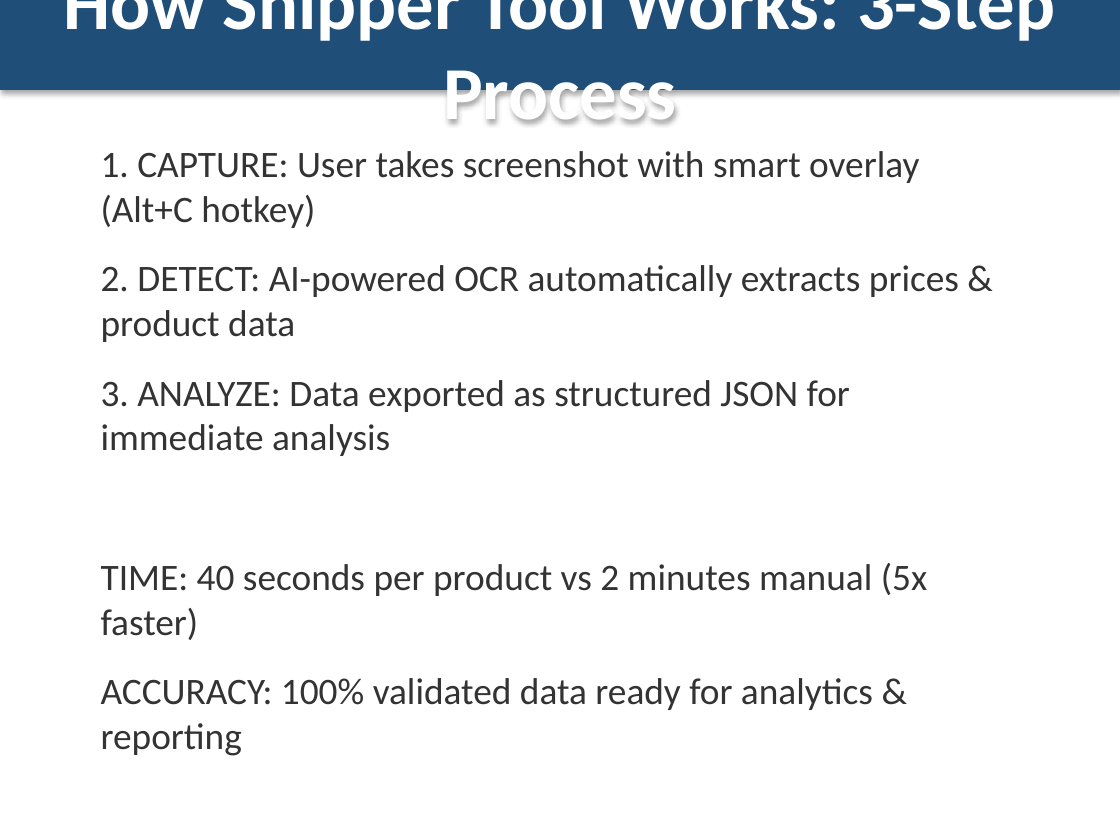
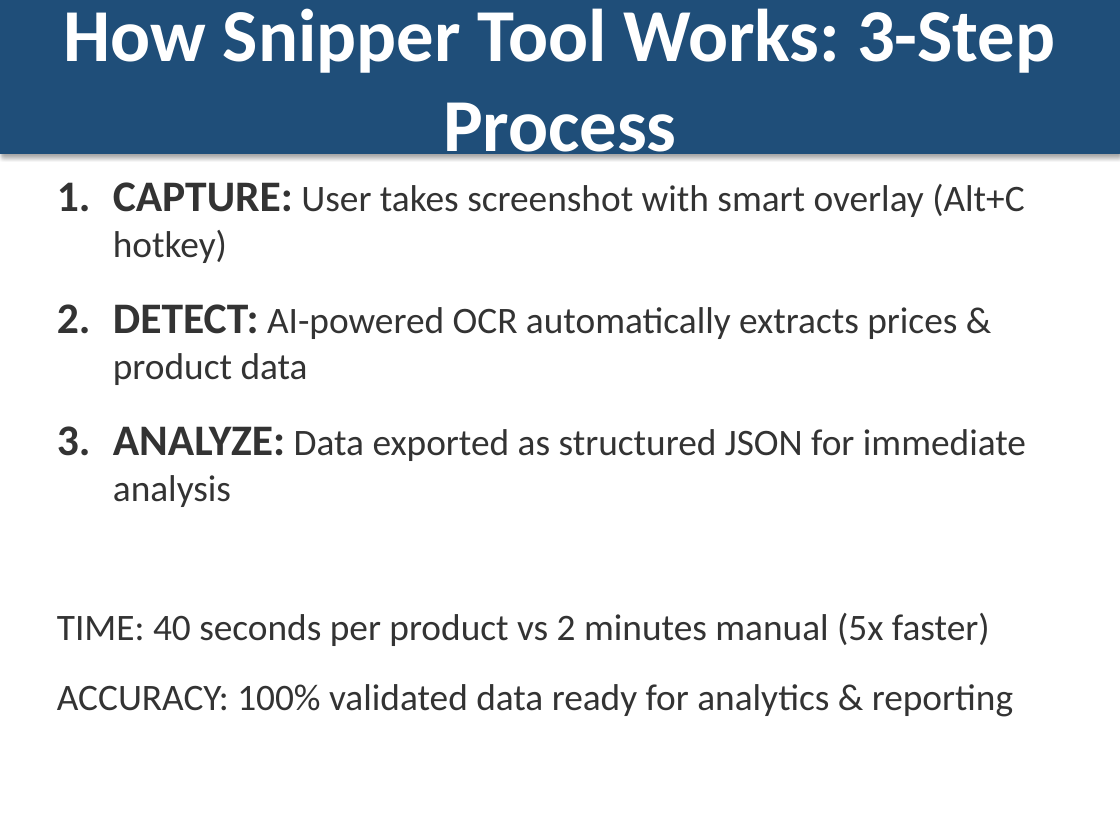
Before and after one commit to horaciofonseca-dev/snipping-prices-tool, a slide deck: slide 3 of CAPSTONE_DELIVERABLES/Snipper_Tool_DaaS_Pitch.pptx. Drawn at 1120x840 pixels with LibreOffice and Linux fonts; fonts in the diff are those of the drawing. Boxes give left, top, right and bottom in pixels: in the first picture for what was removed or moved away, otherwise in the second. Text is boxed around its words. In the diff, an @@ line names an element or a change of style, - is before the commit and + after.

```diff
--- a/CAPSTONE_DELIVERABLES/Snipper_Tool_DaaS_Pitch.pptx
+++ b/CAPSTONE_DELIVERABLES/Snipper_Tool_DaaS_Pitch.pptx
@@ rectangle "How Snipper Tool Works: 3-Step ...": place and size @@
-rectangle "How Snipper Tool Works: 3-Step ..." at [0, 0, 1120, 90]
+rectangle "How Snipper Tool Works: 3-Step ..." at [0, 0, 1120, 153]
@@ text "CAPTURE: User takes screenshot with ...": place and size @@
-text "CAPTURE: User takes screenshot with ..." at [101, 151, 959, 756]
+text "CAPTURE: User takes screenshot with ..." at [57, 182, 1026, 717]
@@ text at [113, 182, 1026, 507]: text changed @@
-1. CAPTURE: User takes screenshot with smart overlay (Alt+C hotkey)
-2. DETECT: AI-powered OCR automatically extracts prices & product data
-3. ANALYZE: Data exported as structured JSON for immediate analysis
+1. CAPTURE: User takes screenshot with smart overlay (Alt+C hotkey)
+2. DETECT: AI-powered OCR automatically extracts prices & product data
+3. ANALYZE: Data exported as structured JSON for immediate analysis
```
Also in this commit, not shown: 9 other slides changed, 4 slides removed, 8 other files.
